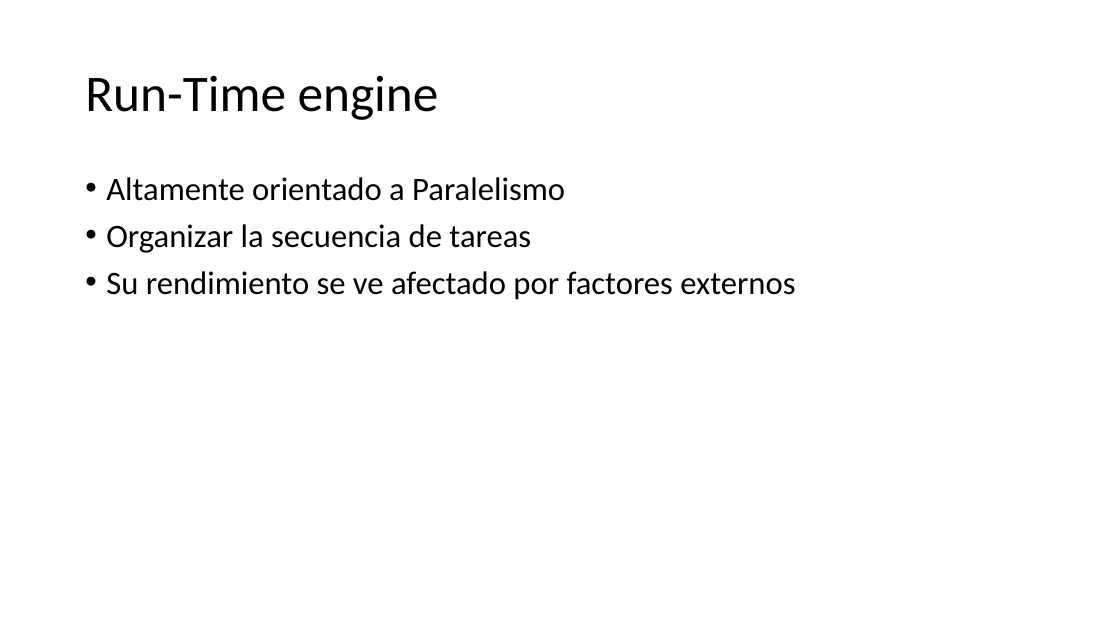
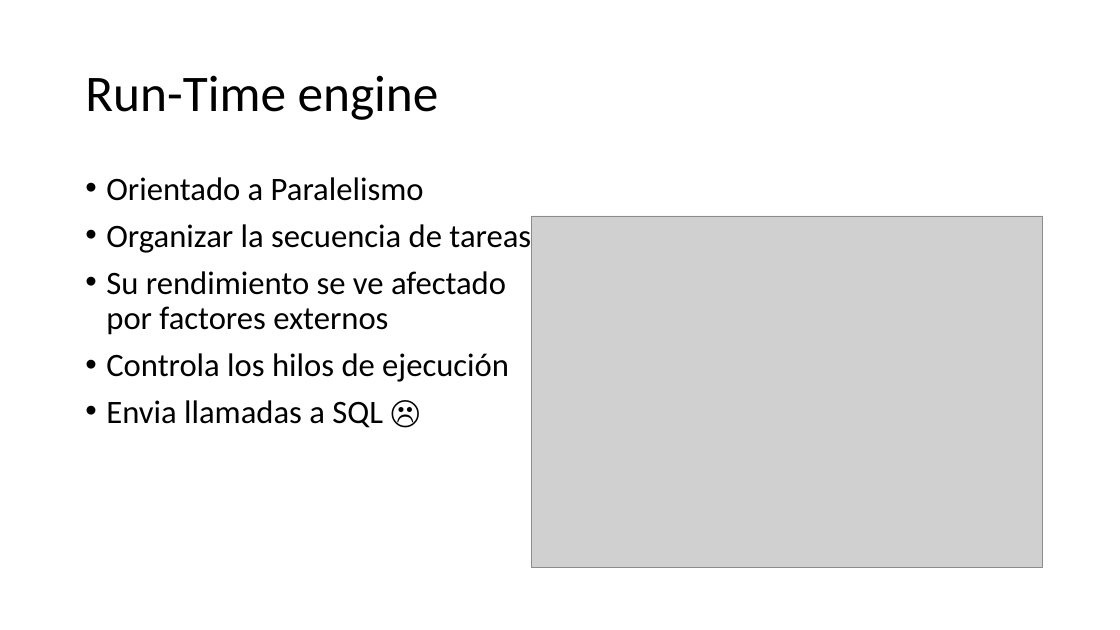
Before and after one commit to pricardo03/ExecutionTrees, a slide deck: slide 5 of Execution Trees/SSIS Performance Tuning Techniques.pptx (slide 3 before the commit). Drawn at 1120x630 pixels with LibreOffice and Linux fonts; fonts in the diff are those of the drawing; grey boxes stand for pictures. Boxes give left, top, right and bottom in pixels: in the first picture for what was removed or moved away, otherwise in the second. Text is boxed around its words. In the diff, an @@ line names an element or a change of style, - is before the commit and + after.

```diff
--- a/Execution Trees/SSIS Performance Tuning Techniques.pptx
+++ b/Execution Trees/SSIS Performance Tuning Techniques.pptx
@@ text at (106, 177, 424, 201): text changed @@
-• Altamente orientado a Paralelismo
+• Orientado a Paralelismo
@@ picture added at (531, 216, 1043, 567) @@
@@ text at (106, 353, 509, 428): paragraphs added @@
+• Controla los hilos de ejecución
+• Envia llamadas a SQL ☹
```
Also in this commit, not shown: 2 other slides changed, 4 slides added, 1 slide removed, 15 other files.
